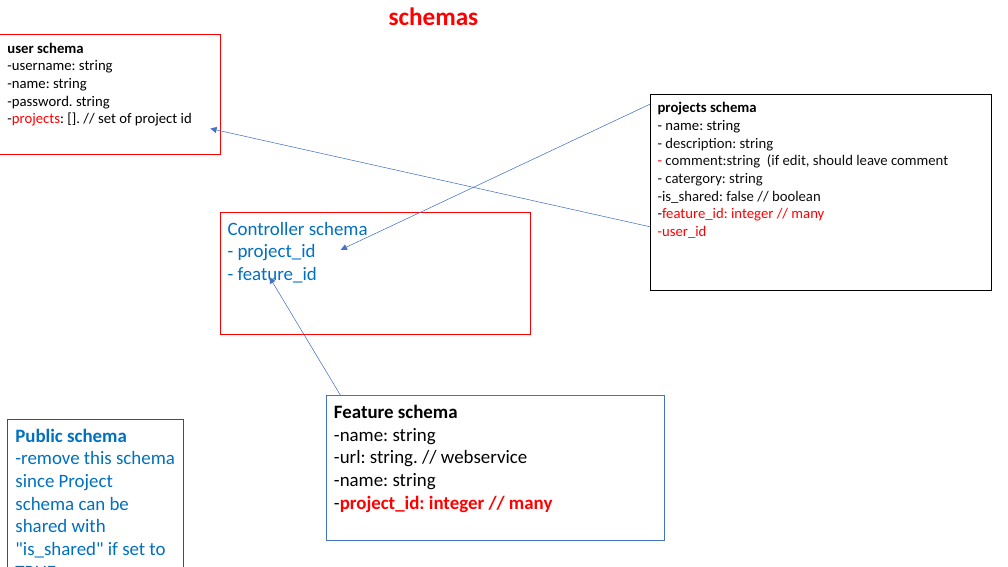
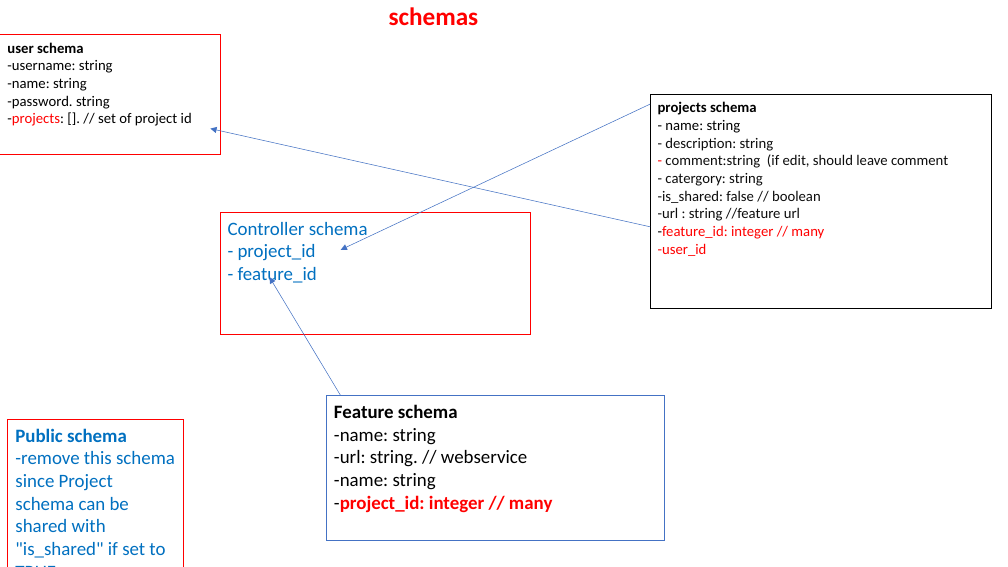
Before and after one commit to annguye2/geospatial-online-project, a slide deck: slide 2 of Geospatial Online Project.pptx. Drawn at 1008x567 pixels with LibreOffice and Linux fonts; fonts in the diff are those of the drawing. Boxes give left, top, right and bottom in pixels: in the first picture for what was removed or moved away, otherwise in the second. Text is boxed around its words. In the diff, an @@ line names an element or a change of style, - is before the commit and + after.

```diff
--- a/Geospatial Online Project.pptx
+++ b/Geospatial Online Project.pptx
@@ rectangle "projects schema" resized from (x1=650, y1=95, x2=991, y2=290) to (x1=650, y1=95, x2=991, y2=309) @@
@@ text in rectangle at (x1=658, y1=207, x2=800, y2=221): paragraph added @@
+-url : string //feature url
```
Also in this commit, not shown: 1 other slide changed, 2 other files.
